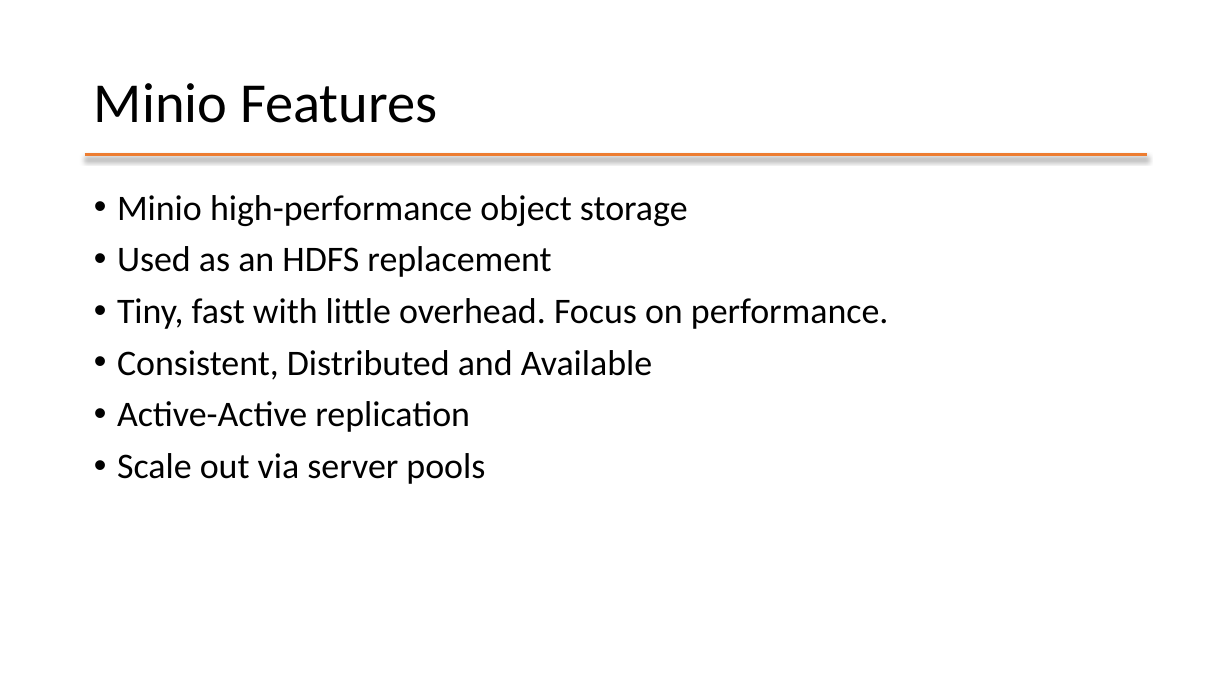
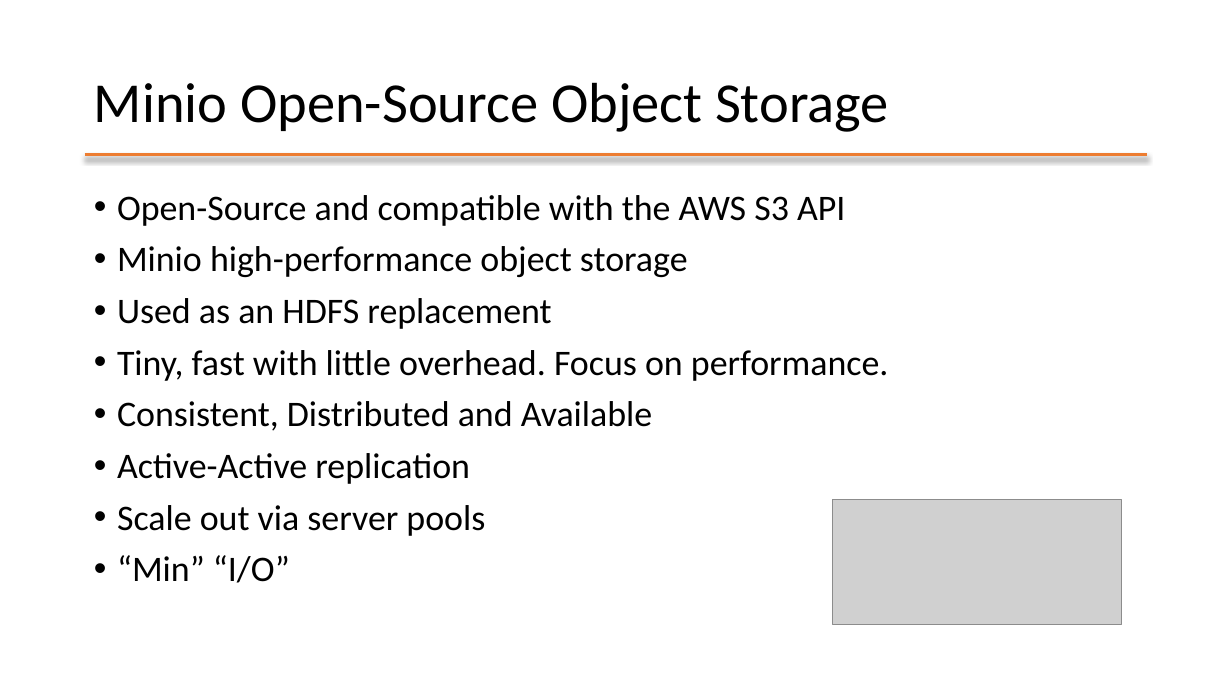
Before and after one commit to mafudge/ist769-old, a slide deck: slide 6 of content/D-Spark/D-Spark-Object-Storage.pptx. Drawn at 1232x693 pixels with LibreOffice and Linux fonts; fonts in the diff are those of the drawing; grey boxes stand for pictures. Boxes give left, top, right and bottom in pixels: in the first picture for what was removed or moved away, otherwise in the second. Text is boxed around its words. In the diff, an @@ line names an element or a change of style, - is before the commit and + after.

```diff
--- a/content/D-Spark/D-Spark-Object-Storage.pptx
+++ b/content/D-Spark/D-Spark-Object-Storage.pptx
@@ title at [94,82,889,132]: text changed @@
-Minio Features
+Minio Open-Source Object Storage
@@ text at [117,195,845,226]: paragraph added @@
+• Open-Source and compatible with the AWS S3 API
@@ picture added at [833,499,1121,624] @@
@@ text at [117,555,290,583]: paragraph added @@
+• “Min” “I/O”
```
Also in this commit, not shown: 7 other slides changed, 26 slides added, 8 slides removed, 35 other files.
